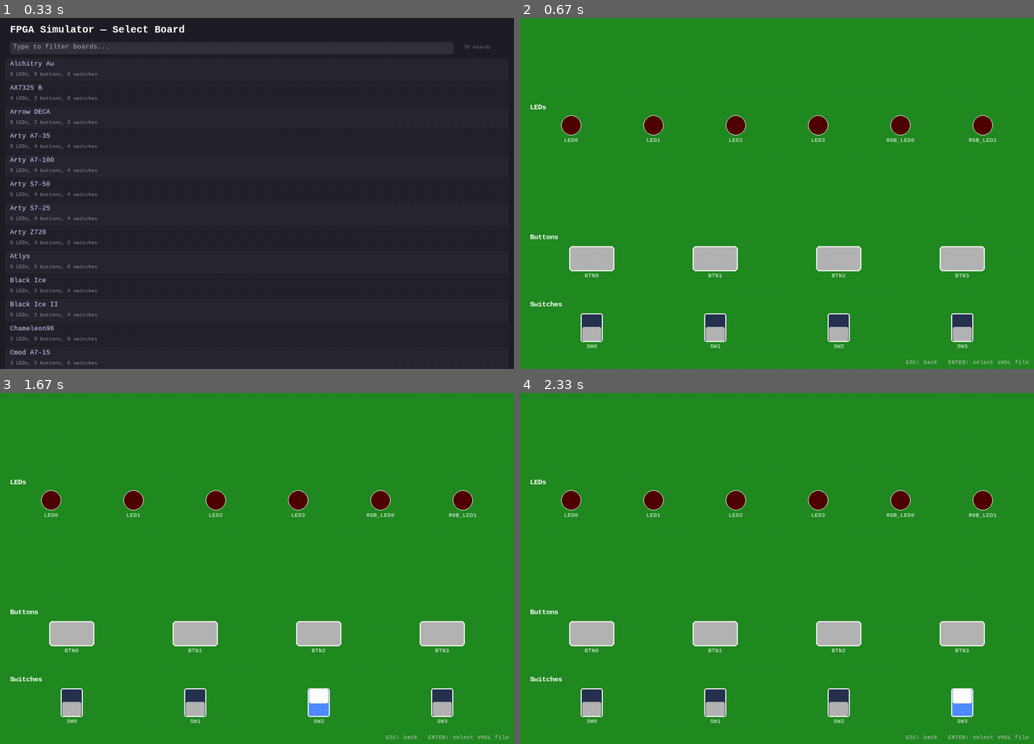
Above: before the commit, frames 1-4 (two rows, left to right).
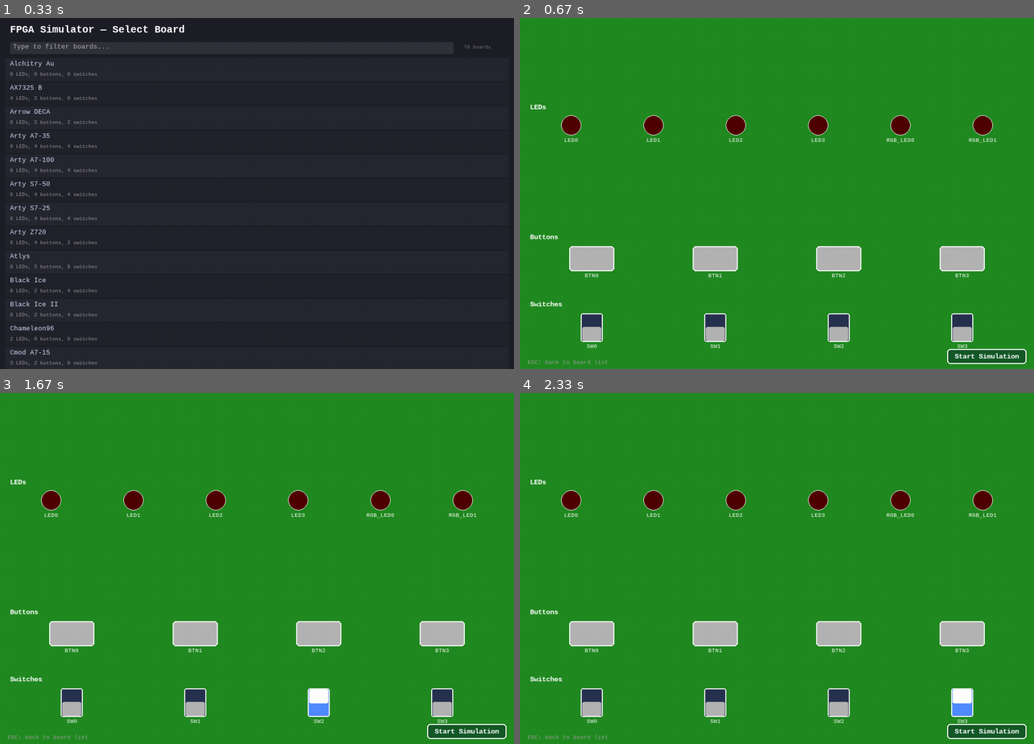
Above: after the commit, the same moments.

Repository: Machai-Kydoimos/fpga-board-sim
Game: pygame game, started from fpga_board.py
Same seed, same stepped clock (60 frames per second), same inputs: the game is played once before the commit and once after it.
Inputs (mouse positions are in pixels of both pictures, inside the frame that each line leads up to):
- Up to frame 1 (0.33 s): no input
- Up to frame 2 (0.67 s): click (777, 193) at 0.38 s
- Up to frame 3 (1.67 s): click (77, 698) at 0.72 s; press the mouse at (71, 701) at 1.03 s; move the mouse to (113, 607) at 1.13 s; release the mouse at (149, 512) at 1.27 s; press the mouse at (318, 701) at 1.37 s; move the mouse to (282, 698) at 1.47 s; release the mouse at (246, 694) at 1.6 s
- Up to frame 4 (2.33 s): press the mouse at (838, 701) at 1.7 s; move the mouse to (710, 631) at 1.8 s; release the mouse at (586, 557) at 1.93 s; press the mouse at (962, 701) at 2.03 s; move the mouse to (884, 701) at 2.13 s; release the mouse at (812, 701) at 2.27 s

Frame 1 is identical in both runs. In frame 2, 0.8% of the frame differs, in the area x 1-99%, y 94-99%; in frame 3, 0.8%; in frame 4, 0.8%.

Commit message:
Add 'Start Simulation' button to board preview
Replaces the 'ENTER: select VHDL file' hint with a visible green
button in the bottom-right corner. Hover highlights it. Click or
Enter both open the VHDL file picker.

Co-authored-by: Copilot <223556219+Copilot@users.noreply.github.com>

Diff:
--- a/fpga_board.py
+++ b/fpga_board.py
@@ -306,6 +306,7 @@
         for btn in self.buttons:
             btn.callback = _btn_cb
 
+        self._sim_btn_rect = None
         self._layout()
 
     # ── public API ───────────────────────────────────────────────────
@@ -436,6 +437,11 @@
                 self._layout()
 
             elif event.type == pygame.MOUSEBUTTONDOWN and event.button == 1:
+                # Check "Start Simulation" button first
+                if self._sim_btn_rect and self._sim_btn_rect.collidepoint(event.pos):
+                    self._simulate = True
+                    self.running = False
+                    return
                 for sw in self.switches:
                     sw.handle_click(event.pos)
                 for btn in self.buttons:
@@ -471,10 +477,26 @@
         for sw in self.switches:
             sw.draw(self.screen, font)
 
-        # Navigation hint
+        # "Start Simulation" button
+        btn_font = pygame.font.SysFont("consolas", 16, bold=True)
+        btn_text = btn_font.render("Start Simulation", True, WHITE)
+        btn_w = btn_text.get_width() + 30
+        btn_h = btn_text.get_height() + 14
+        btn_x = self.width - btn_w - 15
+        btn_y = self.height - btn_h - 10
+        self._sim_btn_rect = pygame.Rect(btn_x, btn_y, btn_w, btn_h)
+
+        mouse_pos = pygame.mouse.get_pos()
+        hovered = self._sim_btn_rect.collidepoint(mouse_pos)
+        btn_bg = (30, 120, 60) if hovered else (20, 90, 40)
+        pygame.draw.rect(self.screen, btn_bg, self._sim_btn_rect, border_radius=6)
+        pygame.draw.rect(self.screen, WHITE, self._sim_btn_rect, 2, border_radius=6)
+        self.screen.blit(btn_text, (btn_x + 15, btn_y + 7))
+
+        # ESC hint
         hint_f = pygame.font.SysFont("consolas", 12)
-        hint = hint_f.render("ESC: back   ENTER: select VHDL file", True, (200, 200, 200))
-        self.screen.blit(hint, (self.width - hint.get_width() - 10, self.height - 20))
+        hint = hint_f.render("ESC: back to board list", True, (160, 160, 160))
+        self.screen.blit(hint, (15, self.height - 20))
 
         pygame.display.flip()
 
